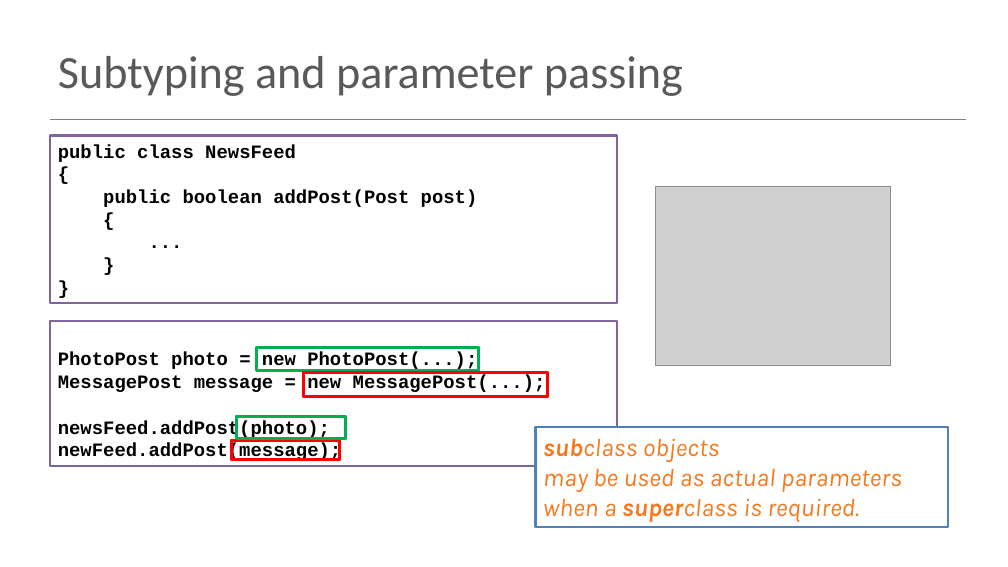
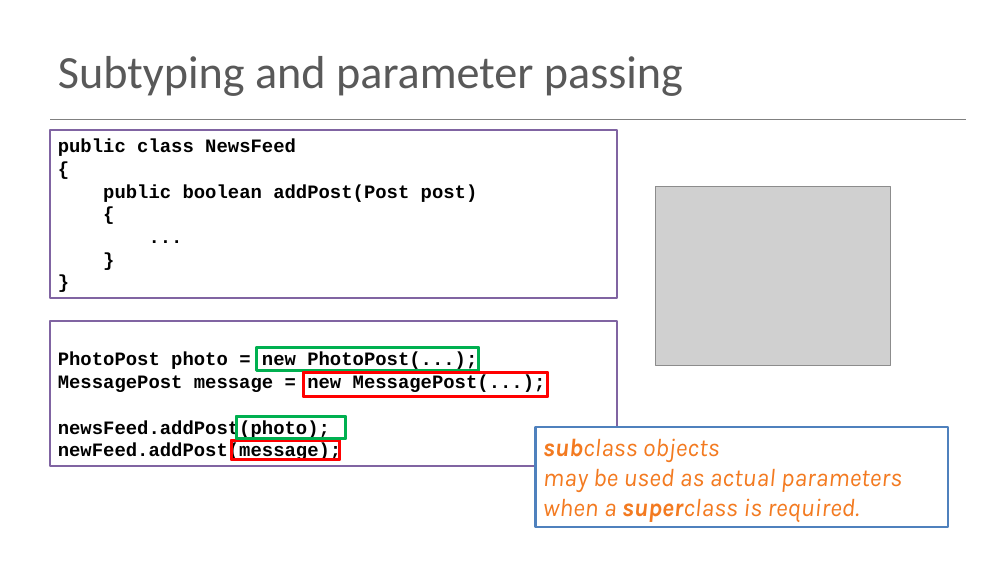
Before and after one commit to Programming-Fundamentals-SETU/prog-fund-2-jan-26, a slide deck: slide 11 of topic08-inheritance/unit-08a-lectures/talk-4-subtyping-substitution/a-subtyping-substitution.pptx. Drawn at 1008x567 pixels with LibreOffice and Linux fonts; fonts in the diff are those of the drawing; grey boxes stand for pictures. Boxes give left, top, right and bottom in pixels: in the first picture for what was removed or moved away, otherwise in the second. Text is boxed around its words. In the diff, an @@ line names an element or a change of style, - is before the commit and + after.

```diff
--- a/topic08-inheritance/unit-08a-lectures/talk-4-subtyping-substitution/a-subtyping-substitution.pptx
+++ b/topic08-inheritance/unit-08a-lectures/talk-4-subtyping-substitution/a-subtyping-substitution.pptx
@@ rectangle "public class NewsFeed": place and size @@
-rectangle "public class NewsFeed" at box(51, 135, 618, 303)
+rectangle "public class NewsFeed" at box(51, 130, 618, 298)
```
Also in this commit, not shown: 4 other slides changed, 7 other files.
